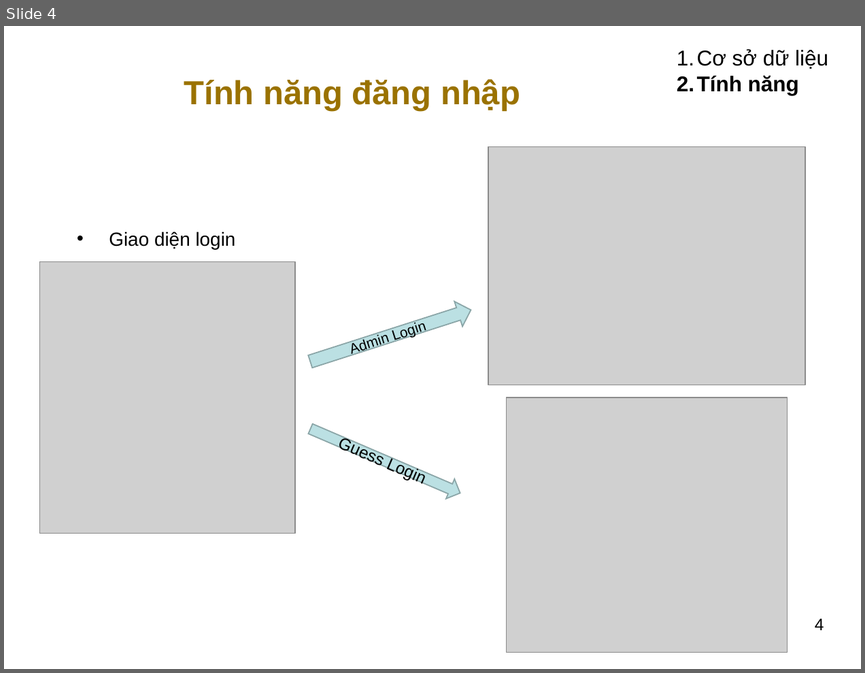
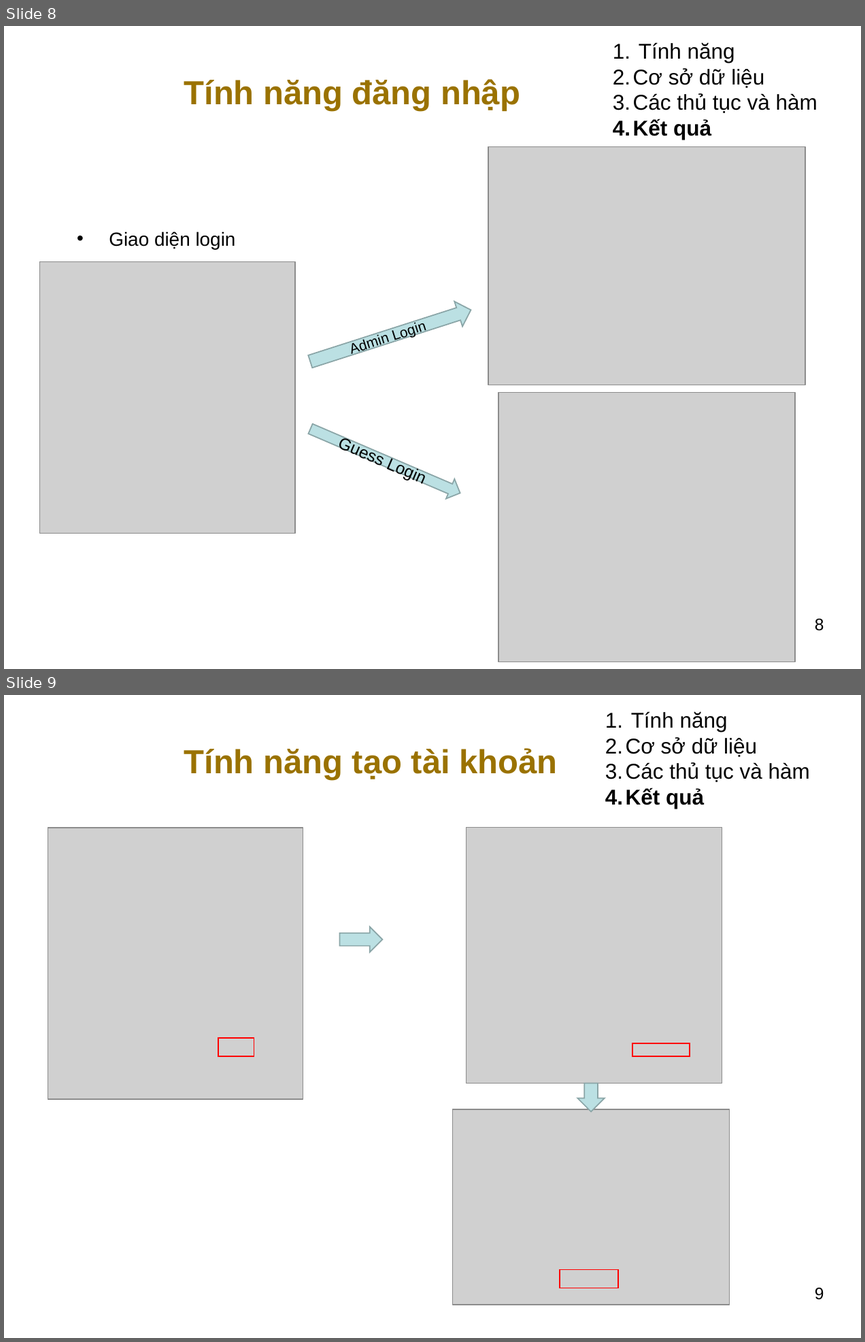
Before and after one commit to secretdeveloperisme/carshopping, a slide deck: introduction/do an.pptx. Shown one above the other, each under a label of ours: slide 4 before the commit, slides 8 and 9 after it. The pictures are 865x673 and 865x1342 pixels, drawn with LibreOffice and Linux fonts; fonts in the diff are those of the drawing; grey boxes stand for pictures; background and template pictures are left out. Boxes give left, top, right and bottom in pixels: in the first picture for what was removed or moved away, otherwise in the second. Text is boxed around its words. In the diff, an @@ line names an element or a change of style, - is before the commit and + after.

```diff
--- a/introduction/do an.pptx
+++ b/introduction/do an.pptx
@@ slide 9 added at <box>4,695,861,1338</box>, background picture (left out) @@
@@ text added at <box>626,711,810,809</box>, 18 pt, text #000000 @@
+1. Tính năng
+2. Cơ sở dữ liệu
+3. Các thủ tục và hàm
+4. Kết quả
@@ title added at <box>184,748,557,780</box>, 28 pt, text #9A7200, bold @@
+Tính năng tạo tài khoản
@@ picture added at <box>48,828,303,1100</box> @@
@@ picture added at <box>466,827,722,1083</box> @@
@@ right arrow added at <box>340,926,383,952</box>, fill #BBE0E3, outline #8AA6A8 1 pt @@
@@ rectangle added at <box>218,1038,254,1055</box>, outline #FF0000 1 pt @@
@@ rectangle added at <box>632,1043,689,1055</box>, outline #FF0000 1 pt @@
@@ right arrow added at <box>577,1083,604,1112</box>, fill #BBE0E3, outline #8AA6A8 1 pt @@
@@ picture added at <box>453,1109,730,1304</box> @@
@@ rectangle added at <box>559,1269,617,1287</box>, outline #FF0000 1 pt @@
@@ page number added at <box>815,1287,824,1300</box>, 14 pt, text #000000 @@
+9
@@ what was slide 4 is now slide 8 @@
@@ slide 8 changed as well @@
@@ text "Tính năng": place and size @@
-text "Tính năng" at <box>697,49,828,95</box>
+text "Tính năng" at <box>633,42,817,140</box>
@@ text at <box>638,42,735,63</box>: paragraph added @@
+1. Tính năng
@@ text at <box>633,93,817,140</box>: text changed; bold off @@
-2. Tính năng
+3. Các thủ tục và hàm
+4. Kết quả
@@ picture: place and size @@
-picture at <box>506,397,787,652</box>
+picture at <box>498,393,795,662</box>
@@ page number at <box>815,618,824,631</box>: text changed @@
-4
+8
```
Also in this commit, not shown: 11 other slides changed, 9 other slides added, 16 other files.
